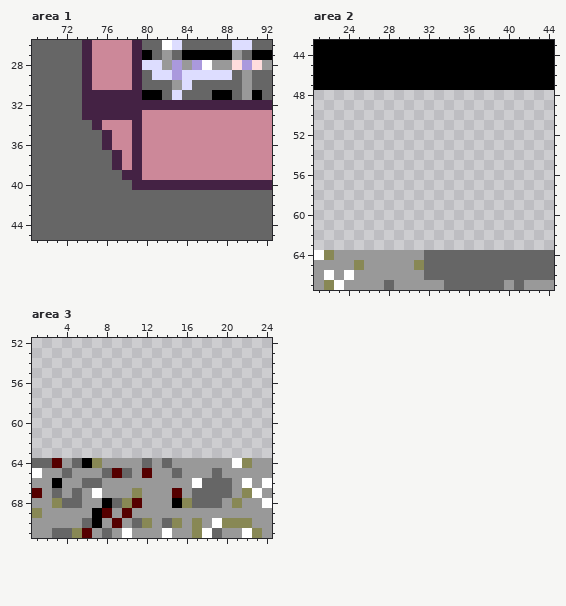
Pixel-art file, stored at assets/tiles/tilemap.aseprite. The first picture shows the starting point.
192x176 pixels, 1 frame. Colours within 5 levels of each other are drawn and written as one. Shown: area 1: x 69..92, y 26..45; area 2: x 21..44, y 43..67; area 3: x 1..24, y 52..71. The commit also changed other parts of the picture, which this record leaves out.
And afterwards:
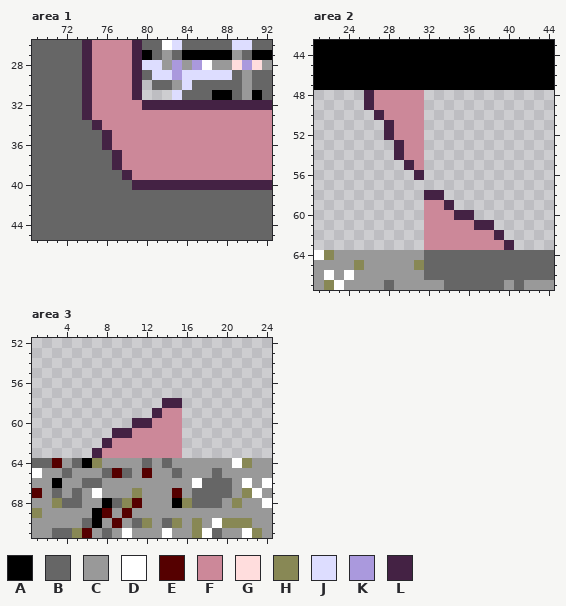
Palette (. is transparent): A #000000  B #666666  C #999999  D #ffffff  E #550000  F #cc8899  G #ffdddd  H #888855  J #ddddff  K #aa99dd  L #442244
Difference:
Area 1, layer "Dibujo":
y 30: x 80 B -> .
y 31: x 75..78 LLLL -> FFFF; x 80..82 AAB -> ...
y 32..33: x 75..79 LLLLL -> FFFFF
y 34..39: x 79 L -> F
Area 2, layer "Dibujo":
y 48..49: x 26..31 ...... -> LFFFFF
y 50: x 27..31 ..... -> LFFFF
y 51..52: x 28..31 .... -> LFFF
y 53..54: x 29..31 ... -> LFF
y 55: x 30..31 .. -> LF
y 56: x 31 . -> L
y 58: x 32..33 .. -> LL
y 59: x 32..34 ... -> FFL
y 60: x 32..36 ..... -> FFFLL
y 61: x 32..38 ....... -> FFFFFLL
y 62: x 32..39 ........ -> FFFFFFFL
y 63: x 32..40 ......... -> FFFFFFFFL
Area 3, layer "Dibujo":
y 58: x 14..15 .. -> LL
y 59: x 13..15 ... -> LFF
y 60: x 11..15 ..... -> LLFFF
y 61: x 9..15 ....... -> LLFFFFF
y 62: x 8..15 ........ -> LFFFFFFF
y 63: x 7..15 ......... -> LFFFFFFFF
Pixel boxes of the changes (left, top, right, bottom) in both pictures:
changed: (92, 80, 172, 180)
added: (364, 90, 514, 250)
added: (92, 398, 182, 458)
